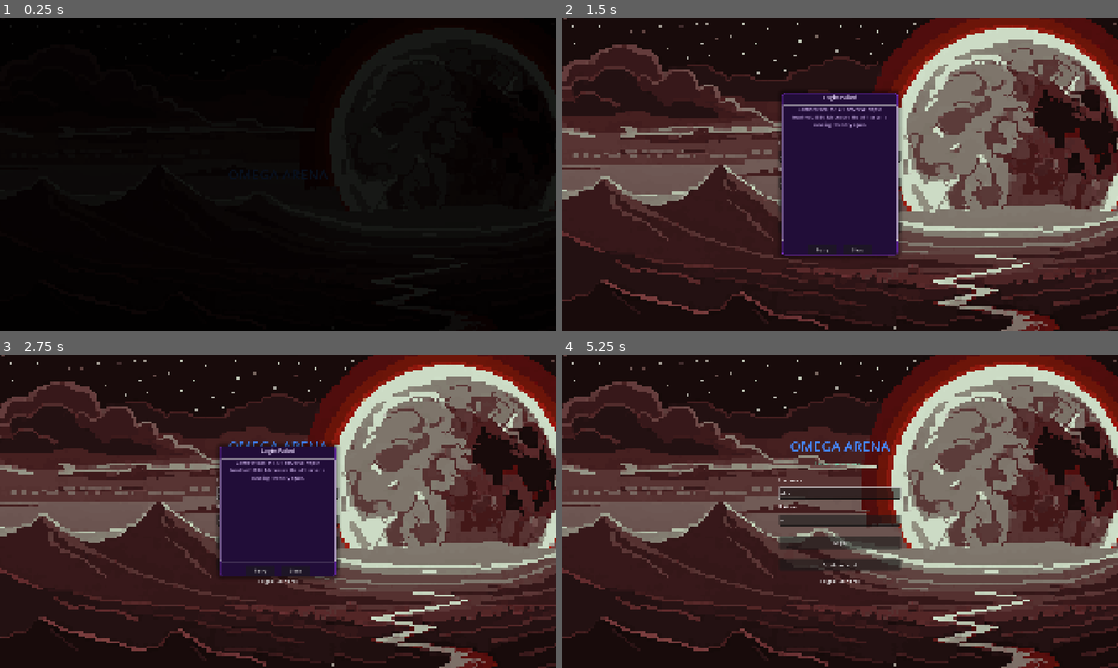
Above: before the commit, frames 1-4 (two rows, left to right).
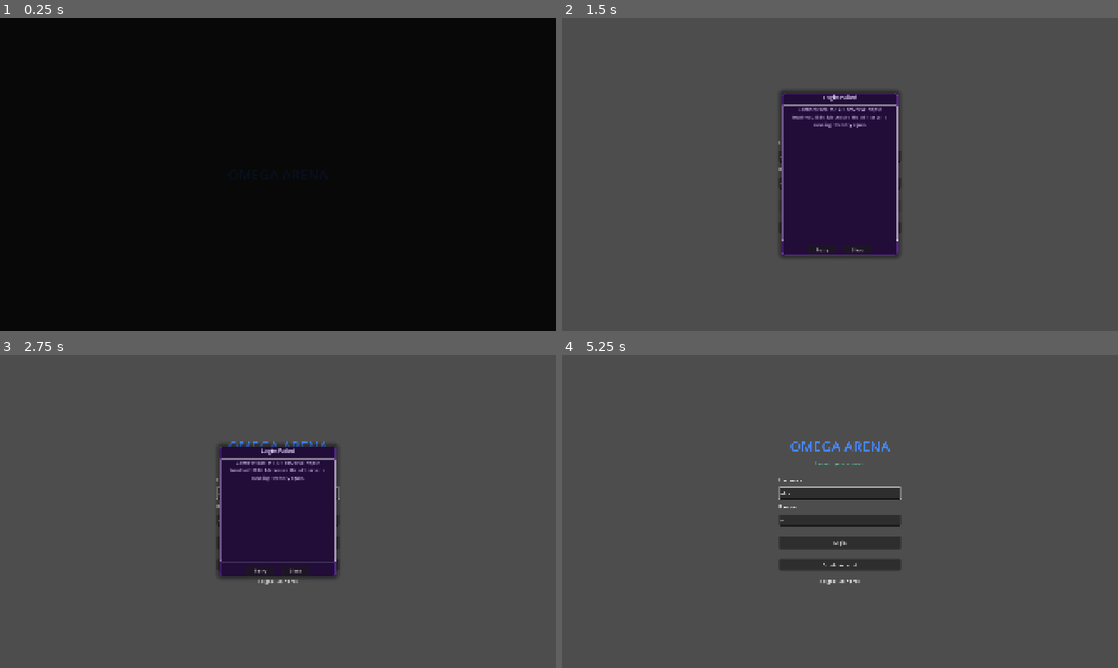
Above: after the commit, the same moments.

Repository: Operatorr/godot-networking-poc
Game: Godot game, scene res://scenes/client/menus/boot_scene.tscn
The game is run twice, just before and just after one commit, with the same random seed, the same clock (stepped at 60 frames per second) and the same inputs. Sound files missing from this copy of the repository are replaced by a short silence.
Inputs (mouse positions are in pixels of both pictures, inside the frame that each line leads up to):
- Up to frame 1 (0.25 s): no input
- Up to frame 2 (1.5 s): click (840, 155) at 0.52 s; type "Alex" at 0.6 s; click (840, 183) at 0.75 s; type "12" at 0.83 s; click "Login" at 1.25 s
- Up to frame 3 (2.75 s): click "Retry" at 2 s
- Up to frame 4 (5.25 s): click "Retry" at 2.75 s; click "Retry" at 3.5 s; click "Create Account" at 4.25 s; click "Forgot Password?" at 5 s

The runs differ from the first frame. In frame 2, 84% of the frame differs, in the area x 0-100%, y 0-100%; in frame 3, 86%; in frame 4, 92%.

Commit message:
Update UI assets, adjust server spawn rate, and refine load testing
- Replace menu background with new JPG asset and update all scene/script references
- Add GUI color palette documentation to README for design consistency
- Reduce default monster spawn rate from 5.0 to 2.0 for better game balance
- Clean up redundant condition in bot metrics aggregation
- Update load testing utilities with minor bug fixes

Diff:
--- a/client/scenes/client/menus/boot_scene.tscn
+++ b/client/scenes/client/menus/boot_scene.tscn
@@ -1,6 +1,6 @@
 [gd_scene load_steps=2 format=3 uid="uid://bx17ud5rlw5bl"]
 
-[ext_resource type="Texture2D" path="res://assets/ui/backgrounds/menu_background.png" id="1_menu_background"]
+[ext_resource type="Texture2D" path="res://assets/ui/backgrounds/menu_background_003.jpg" id="1_menu_background"]
 
 [node name="BootScene" type="Control" unique_id=241549498]
 layout_mode = 3
--- a/client/scenes/server/server_main.tscn
+++ b/client/scenes/server/server_main.tscn
@@ -4,7 +4,7 @@
 
 [node name="ServerMain" type="Node" unique_id=1248552245]
 script = ExtResource("1_q6g47")
-monster_spawn_rate = 5.0
+monster_spawn_rate = 2.0
 
 [node name="ServerLabel" type="Label" parent="." unique_id=1784488413]
 offset_right = 400.0
--- a/client/scripts/client/login_screen.gd
+++ b/client/scripts/client/login_screen.gd
@@ -3,7 +3,7 @@
 extends Control
 
 const TestConfigScript := preload("res://scripts/shared/test_config.gd")
-const MENU_BACKGROUND_PATH := "res://assets/ui/backgrounds/menu_background.png"
+const MENU_BACKGROUND_PATH := "res://assets/ui/backgrounds/menu_background_003.jpg"
 
 ## External URLs for registration and password recovery
 @export var registration_url: String = "https://example.com/register"
--- a/client/scripts/client/main_menu.gd
+++ b/client/scripts/client/main_menu.gd
@@ -2,7 +2,7 @@
 ## Handles character display, region selection, and arena connection
 extends Control
 
-const MENU_BACKGROUND_PATH := "res://assets/ui/backgrounds/menu_background.png"
+const MENU_BACKGROUND_PATH := "res://assets/ui/backgrounds/menu_background_003.jpg"
 
 ## UI Node references
 @onready var menu_background: TextureRect = $MenuBackground
Binary file removed: client/assets/ui/backgrounds/menu_background.png
Binary file added: client/assets/ui/backgrounds/menu_background_001.jpg
Not shown, changed: README.md
Not shown, changed: load_testing/bot_swarm.py
Not shown, changed: load_testing/test_bot_client.py
